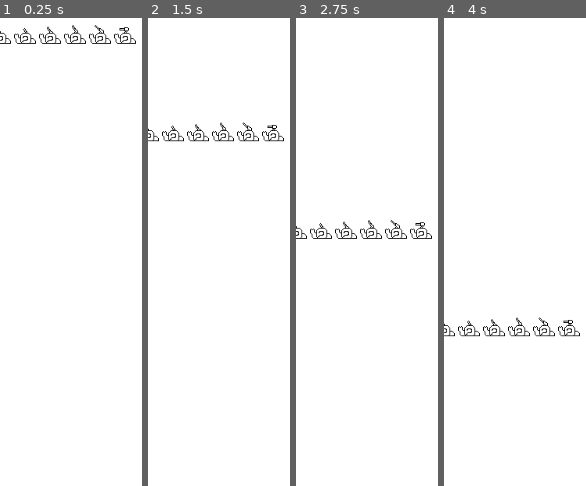
Above: before the commit, frames 1-4 (left to right).
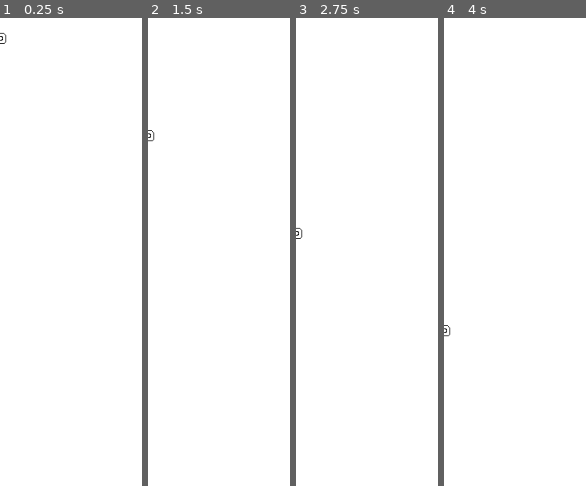
Above: after the commit, the same moments.

Repository: Yagoi23/Vild
Game: Godot game, scene res://Enemies/SnailBoss.tscn
Two runs of this game, one before a commit and one after it. Both use one fixed random seed, a clock stepped at 60 frames per second and the inputs below. The project has no main scene, so this scene is started directly.
Inputs:
- Up to frame 1 (0.25 s): no input
- Up to frame 2 (1.5 s): hold D (move_right) from 0.53 s (still down); tap W (w) at 0.6, 1.35 s; tap Space (jump) at 0.77 s
- Up to frame 3 (2.75 s): tap Space (jump) at 1.52 s; release D (move_right) at 2.03 s; hold A (move_left) from 2.03 s (still down); tap W (w) at 2.1 s
- Up to frame 4 (4 s): release A (move_left) at 2.78 s; hold D (move_right) from 2.78 s (still down); tap W (w) at 2.85, 3.6 s; tap Space (jump) at 3.02, 3.77 s

The runs differ from the first frame. In frame 1, 1.0% of the frame differs, in the area x 0-96%, y 1-6%; in frame 2, 1.2%, in the area x 0-96%, y 22-27%; in frame 3, 1.0%; in frame 4, 1.2%.

Commit message:
animated sail boss

Diff:
--- a/Enemies/SnailBoss.gd
+++ b/Enemies/SnailBoss.gd
@@ -10,7 +10,7 @@
 
 func _physics_process(delta):
 	velocity.x = SPEED * dir
-	$AnimationPlayer.play("Maggot Crawl")
+	#$AnimationPlayer.play("Maggot Crawl")
 	velocity.y = GRAVITY
 	velocity = move_and_slide(velocity, FLOOR)
 	if is_on_wall():
--- a/Enemies/SnailBoss.tscn
+++ b/Enemies/SnailBoss.tscn
@@ -1,10 +1,86 @@
-[gd_scene load_steps=4 format=2]
+[gd_scene load_steps=9 format=2]
 
 [ext_resource path="res://Assets/Enemies/BossSnail.png" type="Texture" id=1]
 [ext_resource path="res://Enemies/SnailBoss.gd" type="Script" id=2]
 
 [sub_resource type="RectangleShape2D" id=1]
-extents = Vector2( 10.5421, 8.26848 )
+extents = Vector2( 23.8219, 31.2377 )
+
+[sub_resource type="Animation" id=4]
+resource_name = "SnailBossDeployGun"
+tracks/0/type = "value"
+tracks/0/path = NodePath("Sprite:frame")
+tracks/0/interp = 1
+tracks/0/loop_wrap = true
+tracks/0/imported = false
+tracks/0/enabled = true
+tracks/0/keys = {
+"times": PoolRealArray( 0, 0.1, 0.2, 0.3, 0.4, 0.5, 0.6 ),
+"transitions": PoolRealArray( 1, 1, 1, 1, 1, 1, 1 ),
+"update": 1,
+"values": [ 0, 5, 6, 7, 8, 9, 10 ]
+}
+
+[sub_resource type="Animation" id=5]
+resource_name = "SnailBossGoInToShell"
+length = 0.7
+tracks/0/type = "value"
+tracks/0/path = NodePath("Sprite:frame")
+tracks/0/interp = 1
+tracks/0/loop_wrap = true
+tracks/0/imported = false
+tracks/0/enabled = true
+tracks/0/keys = {
+"times": PoolRealArray( 0, 0.1, 0.2, 0.3, 0.4, 0.5, 0.6, 0.7 ),
+"transitions": PoolRealArray( 1, 1, 1, 1, 1, 1, 1, 1 ),
+"update": 1,
+"values": [ 11, 12, 13, 14, 15, 16, 17, 18 ]
+}
+
+[sub_resource type="Animation" id=2]
+resource_name = "SnailBossMove"
+length = 0.4
+tracks/0/type = "bezier"
+tracks/0/path = NodePath("Sprite:frame")
+tracks/0/interp = 1
+tracks/0/loop_wrap = true
+tracks/0/imported = false
+tracks/0/enabled = true
+tracks/0/keys = {
+"points": PoolRealArray( 0, -0.25, 0, 0.25, 0, 1, -0.25, 0, 0.25, 0, 2, -0.25, 0, 0.25, 0, 3, -0.25, 0, 0.25, 0, 4, -0.25, 0, 0.25, 0 ),
+"times": PoolRealArray( 0, 0.1, 0.2, 0.3, 0.4 )
+}
+
+[sub_resource type="Animation" id=6]
+resource_name = "SnailBossShellSpin"
+tracks/0/type = "value"
+tracks/0/path = NodePath("Sprite:rotation_degrees")
+tracks/0/interp = 1
+tracks/0/loop_wrap = true
+tracks/0/imported = false
+tracks/0/enabled = true
+tracks/0/keys = {
+"times": PoolRealArray( 0, 1 ),
+"transitions": PoolRealArray( 1, 1 ),
+"update": 0,
+"values": [ 0.0, 360.0 ]
+}
+
+[sub_resource type="Animation" id=3]
+resource_name = "SnailBossShoot"
+length = 0.1
+tracks/0/type = "value"
+tracks/0/path = NodePath("Sprite:frame")
+tracks/0/interp = 1
+tracks/0/loop_wrap = true
+tracks/0/imported = false
+tracks/0/enabled = true
+tracks/0/keys = {
+"times": PoolRealArray( 0, 0.1 ),
+"transitions": PoolRealArray( 1, 1 ),
+"update": 1,
+"values": [ 10, 10 ]
+}
 
 [node name="SnailBoss" type="KinematicBody2D" groups=[
 "Enemy",
@@ -23,7 +99,16 @@
 enabled = true
 cast_to = Vector2( 0, 2 )
 
+[node name="AnimationPlayer" type="AnimationPlayer" parent="."]
+anims/SnailBossDeployGun = SubResource( 4 )
+anims/SnailBossGoInToShell = SubResource( 5 )
+anims/SnailBossMove = SubResource( 2 )
+anims/SnailBossShellSpin = SubResource( 6 )
+anims/SnailBossShoot = SubResource( 3 )
+
 [node name="Sprite" type="Sprite" parent="."]
+rotation = 6.28319
 texture = ExtResource( 1 )
-
-[node name="AnimationPlayer" type="AnimationPlayer" parent="."]
+hframes = 4
+vframes = 5
+frame = 18
Binary file changed: Assets/Enemies/BossSnail.png
